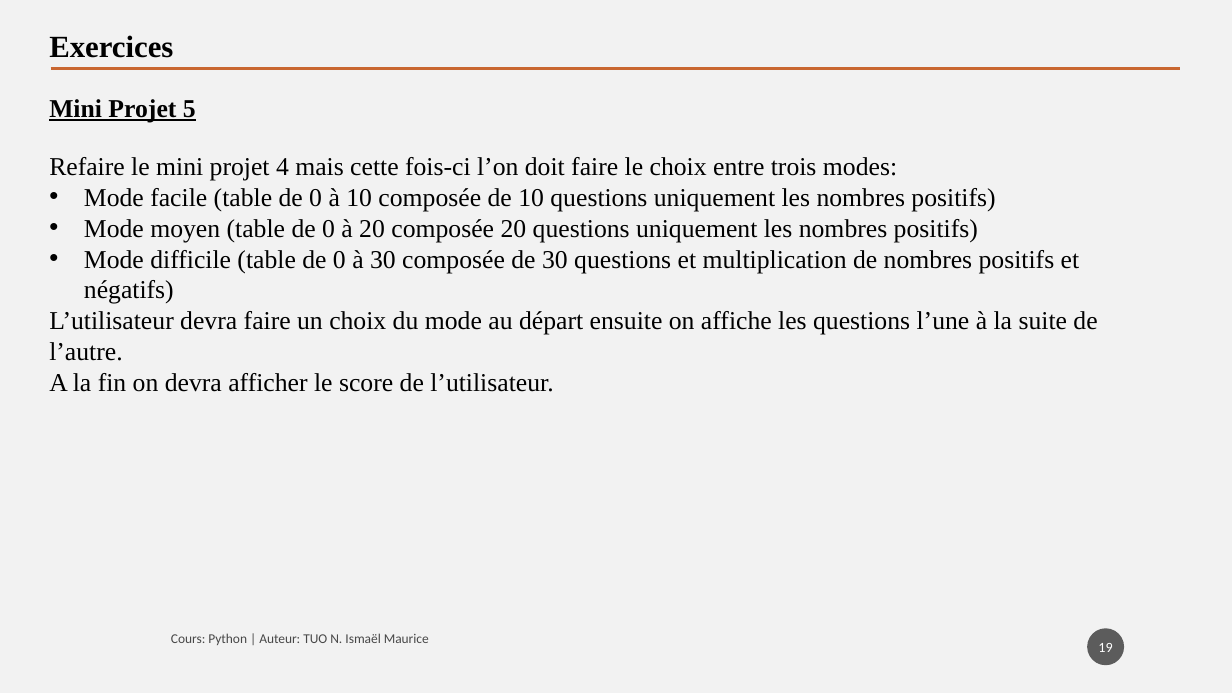
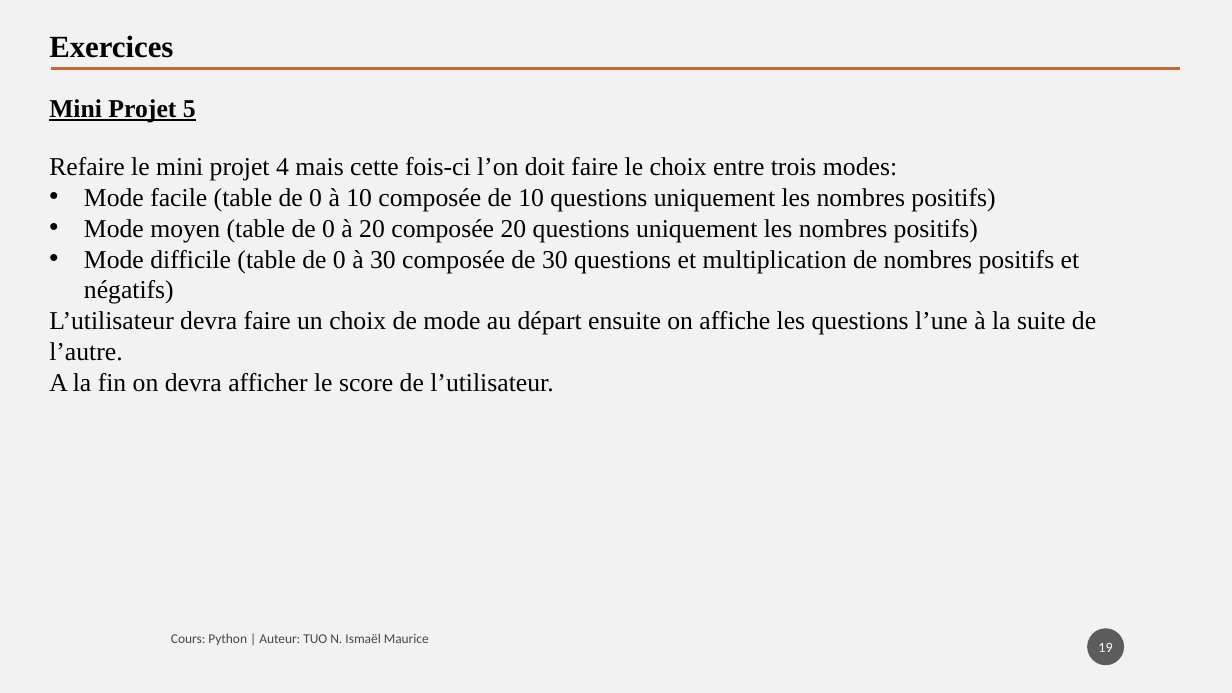
Before and after one commit to tisma95/cours-python, a slide deck: slide 19 of source/Chapitre 7 - Les exceptions.pptx. Drawn at 1232x693 pixels with LibreOffice and Linux fonts; fonts in the diff are those of the drawing. Boxes give left, top, right and bottom in pixels: in the first picture for what was removed or moved away, otherwise in the second. Text is boxed around its words. In the diff, an @@ line names an element or a change of style, - is before the commit and + after.

```diff
--- a/source/Chapitre 7 - Les exceptions.pptx
+++ b/source/Chapitre 7 - Les exceptions.pptx
@@ text at (49, 311, 1096, 361): text changed @@
-L’utilisateur devra faire un choix du mode au départ ensuite on affiche les questions l’une à la suite de l’autre.
+L’utilisateur devra faire un choix de mode au départ ensuite on affiche les questions l’une à la suite de l’autre.
```
Also in this commit, not shown: 11 other slides changed, 2 other files.
